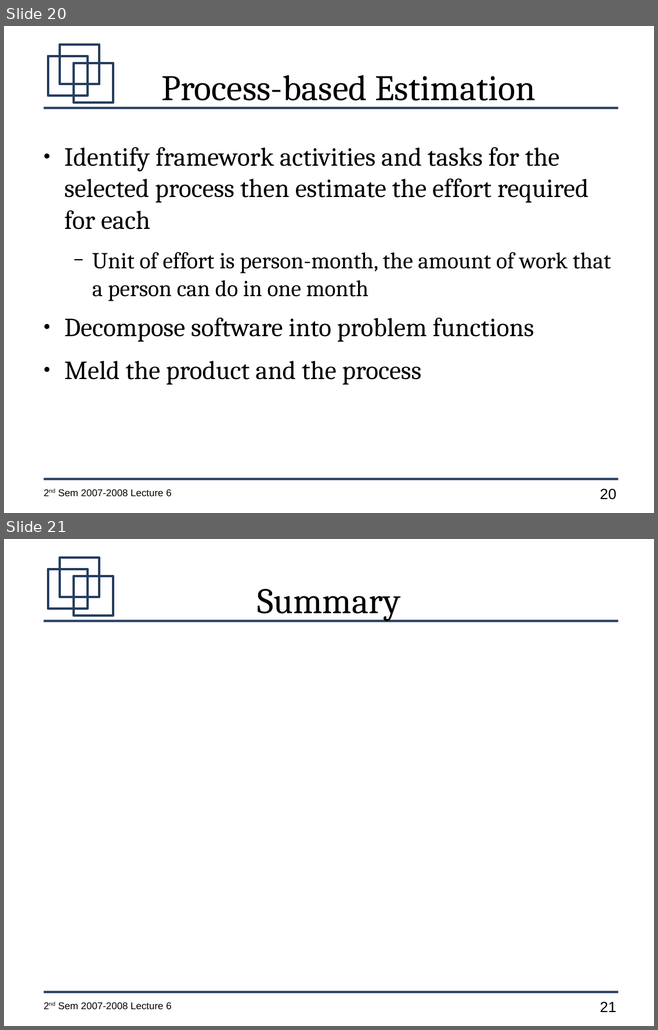
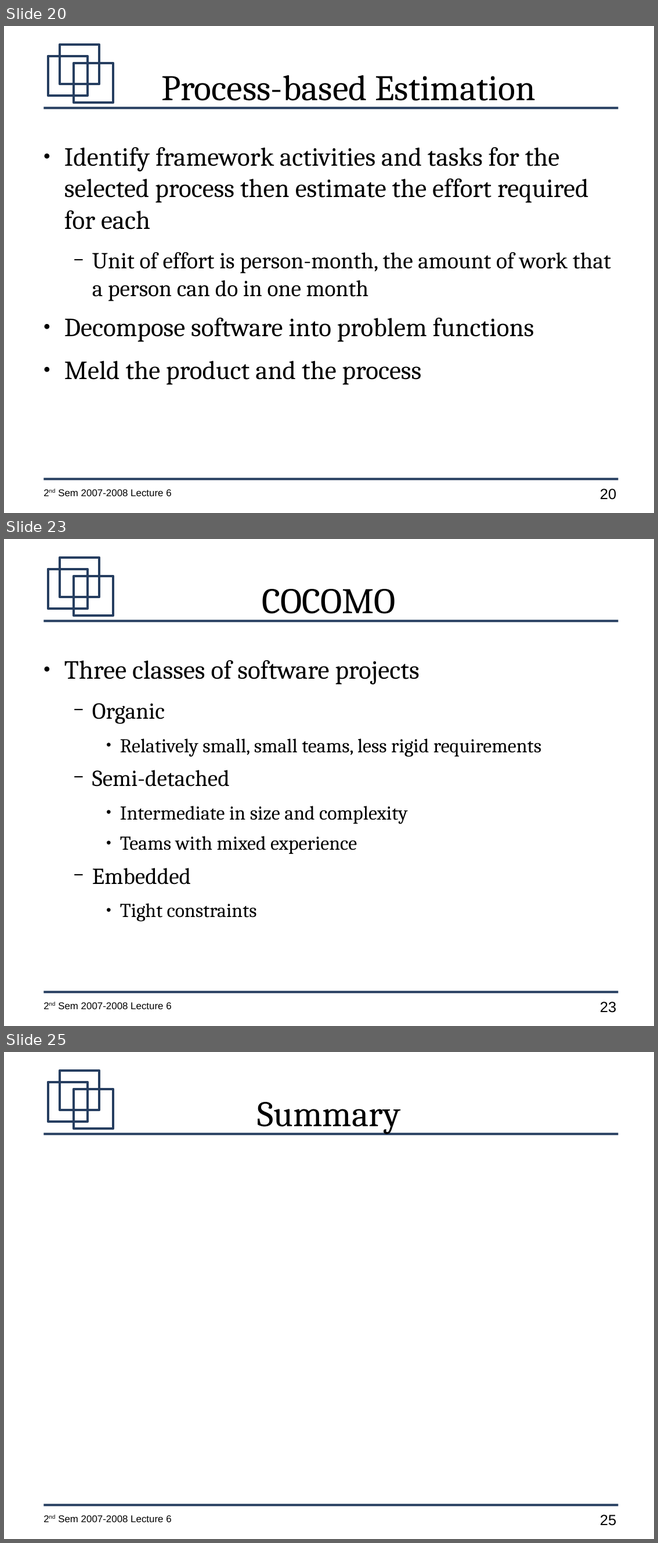
Before and after one commit to jachermocilla/jach-homepage, a slide deck: CMSC128-2nd-Sem-2007-L6.odp. Shown one above the other, each under a label of ours: slides 20 and 21 before the commit, slides 20, 23 and 25 after it; the slides between them are not shown. The pictures are 658x1030 and 658x1543 pixels, drawn with LibreOffice and Linux fonts; fonts in the diff are those of the drawing. Boxes give left, top, right and bottom in pixels: in the first picture for what was removed or moved away, otherwise in the second. Text is boxed around its words. In the diff, an @@ line names an element or a change of style, - is before the commit and + after.

```diff
--- a/CMSC128-2nd-Sem-2007-L6.odp
+++ b/CMSC128-2nd-Sem-2007-L6.odp
@@ slide 23 added at (4,539,654,1026), background #FFFFFF; not listed: 7 template elements that a slide beside it also shows @@
@@ title added at (262,589,396,621), 44 pt, text #000000 @@
+COCOMO
@@ text added at (64,660,541,922), 24 pt, text #000000 @@
+● Three classes of software projects
+  − Organic
+    ● Relatively small, small teams, less rigid requirements
+  − Semi-detached
+    ● Intermediate in size and complexity
+    ● Teams with mixed experience
+  − Embedded
+    ● Tight constraints
@@ what was slide 21 is now slide 25 @@
@@ page number at (600,1515,616,1526): text changed @@
-21
+25
```
Also in this commit, not shown: 3 other slides added, 1 other file.
